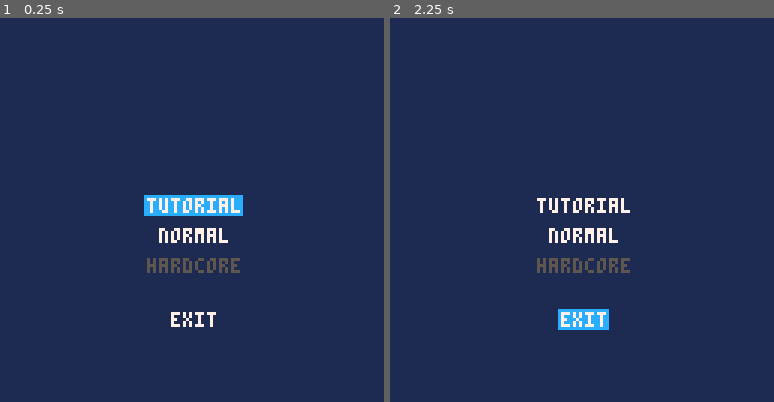
Above: before the commit, frames 1-2 (left to right).
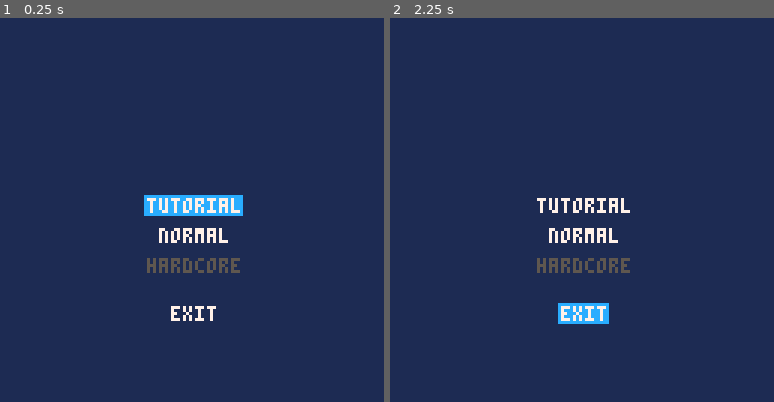
Above: after the commit, the same moments.

Repository: Beetrootmonkey/LudumDare45
Game: PICO-8 cartridge ld45mm.p8
Two runs of this game, one before a commit and one after it. Both use one fixed random seed, a clock stepped at 60 frames per second and the inputs below.
Inputs:
- Up to frame 1 (0.25 s): no input
- Up to frame 2 (2.25 s): tap X (X key) at 0.33, 1.07, 1.85 s; tap O (Z key) at 0.7, 1.7, 2.1 s; hold Right 1.6-2.1 s; hold Up from 2.15 s (still down)

The runs differ from the first frame. In frame 1, 0.3% of the frame differs, in the area x 44-57%, y 75-81%; in frame 2, 0.6%, in the area x 43-58%, y 74-82%.

Commit message:
Update ld45mm.p8

Diff:
--- a/ld45mm.p8
+++ b/ld45mm.p8
@@ -24,7 +24,7 @@
  createOption({label="tutorial", onClick=loadGame("tutorial")})
  createOption({label="normal", onClick=loadGame("normal")})
  createOption({label="hardcore", disabled=true, onClick=loadGame("hardcore")})
- createOption({label="exit", onClick=function() extcmd("shutdown") end, offset = 12})
+ createOption({label="exit", onClick=function() extcmd("shutdown") end, offset = 16})
 end
 
 function createOption(props)
@@ -55,12 +55,13 @@
  cls()
  rectfill(0, 0, mapW, mapH, dark_blue)
  map(0,0,0,0,mapW,mapH)
-
+ local lastOffset = offsetY
  for i=1,#options do
   local option = options[i]
   local w = #(option.label) * 4 - 1
   local x = offsetX - flr(w / 2)
-  local y = offsetY + i * option.offset
+  local y = lastOffset + option.offset
+  lastOffset = y
 
   if i - 1 == focusedOption then
    rectfill(x - 1, y - 1, x + w, y + 5, blue)
